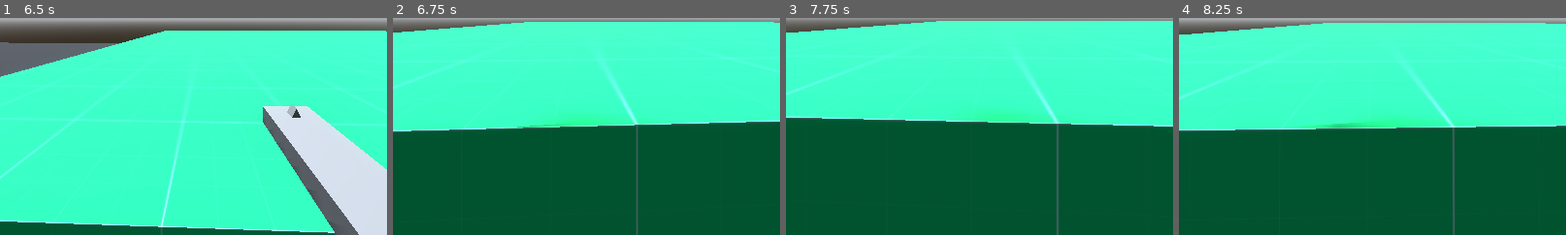
Above: before the commit, frames 1-4 (left to right).
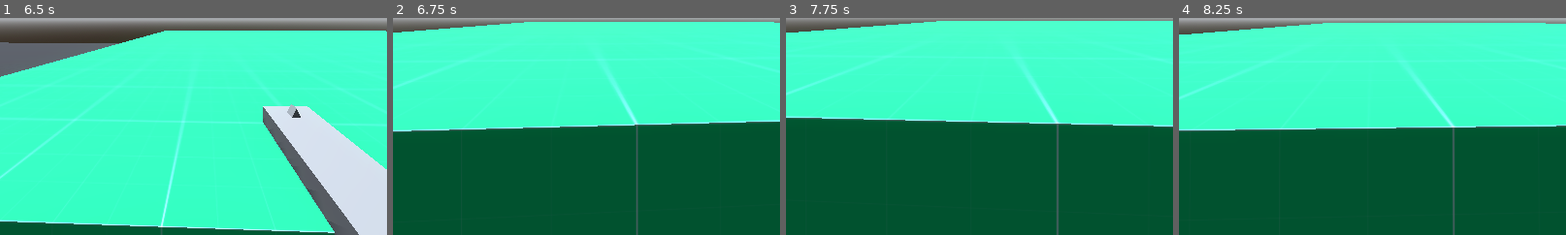
Above: after the commit, the same moments.

Repository: sam0622/fps
Game: Godot game, scene res://src/levels/testing_ground.tscn
Two runs of this game, one before a commit and one after it. Both use one fixed random seed, a clock stepped at 60 frames per second and the inputs below.
Inputs (mouse positions are % of the whole screen's width and height, from its top left):
- Up to frame 1 (6.5 s): move the mouse to (55, 50) at 0.52 s; press the mouse at (55, 50) at 0.53 s; hold W (moveUp) 0.53-5.78 s; tap Space (Jump) at 0.77, 1.52, 3.02, 3.77, 4.52, 6.02 s; move the mouse to (45, 50) at 1.27 s; release the mouse at (45, 50) at 1.28 s; click (45, 50) at 1.35 s; move the mouse to (52, 48) at 2.02 s; press the mouse at (52, 48) at 2.03 s; move the mouse to (49, 52) at 2.77 s; release the mouse at (49, 52) at 2.78 s; click (49, 52) at 2.85 s; move the mouse to (57, 51) at 3.52 s; press the mouse at (57, 51) at 3.53 s; move the mouse to (42, 49) at 4.27 s; release the mouse at (42, 49) at 4.28 s; click (42, 49) at 4.35 s; move the mouse to (51, 50) at 5.02 s; press the mouse at (51, 50) at 5.03 s; move the mouse to (46, 48) at 5.77 s; release the mouse at (46, 48) at 5.78 s; hold Right (moveRight) from 5.78 s (still down); click (46, 48) at 5.85 s
- Up to frame 2 (6.75 s): move the mouse to (55, 50) at 6.52 s; release Right (moveRight) at 6.53 s; press the mouse at (55, 50) at 6.53 s; hold W (moveUp) from 6.53 s (still down)
- Up to frame 3 (7.75 s): keep holding W (moveUp); tap Space (Jump) at 6.77, 7.52 s; tap Enter at 7.25 s; move the mouse to (45, 50) at 7.27 s; release the mouse at (45, 50) at 7.28 s; click (45, 50) at 7.35 s
- Up to frame 4 (8.25 s): keep holding W (moveUp); move the mouse to (52, 48) at 8.02 s; press the mouse at (52, 48) at 8.03 s
The pictures show only the part of the screen within x 25-75%, y 50-100%; the shares and areas given below are measured in that part.

Frame 1 is identical in both runs. In frame 2, 0.7% of the frame differs, in the area x 28-67%, y 45-51%; in frame 3, 0.5%; in frame 4, 0.9%, in the area x 30-72%, y 46-52%.

Commit message:
added ammo counting, working on gun throwing

Diff:
--- a/src/scenes/guns/gun.tscn
+++ b/src/scenes/guns/gun.tscn
@@ -16,6 +16,7 @@
 metadata/_custom_type_script = "uid://hardpka2ghju"
 
 [node name="Cooldown" type="Timer" parent="."]
+one_shot = true
 
 [node name="GunModel" type="MeshInstance3D" parent="."]
 transform = Transform3D(-4.37114e-08, 0, 1, 0, 1, 0, -1, 0, -4.37114e-08, -0.000481844, 0, -0.00664544)
--- a/src/scenes/player/player.tscn
+++ b/src/scenes/player/player.tscn
@@ -1,6 +1,7 @@
-[gd_scene load_steps=5 format=3 uid="uid://7gv6q50fuutj"]
+[gd_scene load_steps=6 format=3 uid="uid://7gv6q50fuutj"]
 
 [ext_resource type="Script" uid="uid://cyxkphoxfxfkl" path="res://src/scripts/classes/player.gd" id="1_1w47b"]
+[ext_resource type="PackedScene" uid="uid://b04ta5xdlql6k" path="res://src/scenes/guns/gun.tscn" id="2_qopur"]
 
 [sub_resource type="CapsuleShape3D" id="CapsuleShape3D_emkox"]
 
@@ -12,11 +13,13 @@
 
 [node name="Player" type="CharacterBody3D" groups=["player"]]
 script = ExtResource("1_1w47b")
+gun = ExtResource("2_qopur")
 
 [node name="CollisionShape3d" type="CollisionShape3D" parent="."]
 shape = SubResource("CapsuleShape3D_emkox")
 
 [node name="MeshInstance3d" type="MeshInstance3D" parent="."]
+cast_shadow = 0
 mesh = SubResource("CapsuleMesh_6b3ky")
 
 [node name="Head" type="Node3D" parent="."]
--- a/src/scripts/classes/globals/game_manager.gd
+++ b/src/scripts/classes/globals/game_manager.gd
@@ -1,4 +1,9 @@
 extends Node
+
+enum DamageTypes {
+	BULLET,
+	BLUNT
+}
 
 var time := Time.get_ticks_msec()
 var last_esc: int
--- a/src/scripts/classes/guns/gun.gd
+++ b/src/scripts/classes/guns/gun.gd
@@ -18,9 +18,17 @@
 # Binds class to corresponding scene
 static var UID := "uid://b04ta5xdlql6k"
 
-@export var ammo := 5
+@export var ammo := 5:
+	set(value):
+		ammo = value
+		if ammo <= 0:
+			ammo = 0
+			state = GunState.EMPTY
+
 @export var damage := 10
 @export var fire_cooldown := 0.35
+@export var throw_velocity := 100.0
+@export var throw_damage := 5
 @export var fire_mode: FireMode
 @export var position_offset: Vector3
 
@@ -36,6 +44,11 @@
 func _ready() -> void:
 	cooldown.wait_time = fire_cooldown
 	self.position = player.get_node("Head/Camera3d/GunMarker").position
+
+
+func _process(delta: float) -> void:
+	if ammo == 0:
+		state = GunState.EMPTY
 
 
 func get_target_position() -> Vector3:
@@ -75,21 +88,31 @@
 
 
 func shoot() -> void:
-	if state == GunState.IDLE:
-		if not get_colliding_ray() == null:
-			var collision := get_colliding_ray().get_collider()
-			if collision.has_method("_on_shot"):
-				collision = collision as Shootable
-				collision._on_shot(self)
+	print(state)
+	if state != GunState.IDLE:
+		return
 
-		line.show()
-		line.points[0] = $Muzzle.global_position
-		line.points[1] = get_target_position()
-		state = GunState.SHOOTING
-		await get_tree().create_timer(0.1).timeout # Wait 0.1 sec
-		state = GunState.COOLDOWN
-		cooldown.start()
-		line.hide()
+	if not get_colliding_ray() == null:
+		var collision := get_colliding_ray().get_collider().get_parent() as Node3D
+		if collision.is_in_group("enemy"):
+			collision.hit(damage, GameManager.DamageTypes.BULLET)
+		elif collision.is_in_group("shootable"):
+			collision.hit()
+
+	line.show()
+	line.points[0] = $Muzzle.global_position
+	line.points[1] = get_target_position()
+	state = GunState.SHOOTING
+	ammo -= 1
+	print(ammo)
+	await get_tree().create_timer(0.1).timeout # Wait 0.1 sec
+	state = GunState.COOLDOWN
+	cooldown.start()
+	line.hide()
+
+
+func throw():
+	pass
 
 
 func _on_cooldown_timeout() -> void:
--- a/src/scripts/classes/player.gd
+++ b/src/scripts/classes/player.gd
@@ -4,15 +4,13 @@
 const JUMP_VELOCITY := 4.5
 
 @export var speed := 5.0
-
+@export var gun: PackedScene
 
 var gravity := ProjectSettings.get_setting("physics/3d/default_gravity") as float
-var gun_type := Gun
 var mouse_sensitivity := 1200
 var mouse_relative_x := 0
 var mouse_relative_y := 0
-var equipped_gun: Node3D
-
+var equipped_gun: Gun
 
 @onready var camera := get_viewport().get_camera_3d()
 @onready var ray := $Head/Camera3d/RayCast3D
@@ -21,7 +19,7 @@
 func _ready() -> void:
 	ray.add_exception(self)
 	Input.mouse_mode = Input.MOUSE_MODE_CAPTURED
-	equip_gun(gun_type.new())
+	equip_gun(gun)
 
 
 
@@ -57,12 +55,22 @@
 		if event.button_index == MOUSE_BUTTON_LEFT and Input.mouse_mode == Input.MOUSE_MODE_VISIBLE:
 			Input.mouse_mode = Input.MOUSE_MODE_CAPTURED
 		if event.is_action_pressed("left_click"):
-			equipped_gun.shoot()
+			if equipped_gun:
+				if equipped_gun.state == Gun.GunState.EMPTY:
+					equipped_gun.throw()
+				else:
+					equipped_gun.shoot()
 
 
-func equip_gun(gun: Gun) -> void:
-	var uid := load(gun.UID)
-	var instance := uid.instantiate() as Node3D
-	$Head/Camera3d/GunMarker.add_child(instance)
-	equipped_gun = get_node_or_null("Head/Camera3d/GunMarker/Gun")
-	print(get_tree_string_pretty())
+func equip_gun(gun: PackedScene) -> void:
+	if gun:
+		var instance := gun.instantiate()
+		$Head/Camera3d/GunMarker.add_child(instance)
+		equipped_gun = get_node_or_null("Head/Camera3d/GunMarker/Gun")
+		print(get_tree_string_pretty())
+
+
+func unequip_gun():
+	if gun:
+		equipped_gun.queue_free()
+		equipped_gun = null
--- a/src/scripts/classes/shootable.gd
+++ b/src/scripts/classes/shootable.gd
@@ -2,5 +2,5 @@
 extends Node3D
 
 # Must be overriden
-func on_shot(_gun_type: Gun) -> void:
-	printerr("The function 'on_shot' of class Shootable must be overriden by a subclass")
+func hit() -> void:
+	printerr("The function 'hit' of class Shootable must be overriden by a subclass")
--- /dev/null
+++ b/src/scripts/classes/thrown_gun.gd
@@ -0,0 +1,32 @@
+class_name ThrownGun
+extends RigidBody3D
+
+var active := true
+var damage: int
+var velocity: float
+var model: Mesh
+var model_material: BaseMaterial3D
+
+
+func _init(
+	damage: int,
+	velocity: float,
+	model: Mesh,
+	model_material: BaseMaterial3D = null
+) -> void:
+	self.damage = damage
+	self.velocity = velocity
+	self.model = model
+	self.model_material = model_material
+
+
+func _ready() -> void:
+	$Model.mesh = model
+	$Collider.shape = $Model.create_convex_collision()
+	self.add_constant_central_force(Vector3(velocity, 0, 0))
+
+
+func _on_body_entered(body: Node) -> void:
+	if active:
+		if body.is_in_group("enemy"):
+			body.hit(damage, GameManager.DamageTypes.BLUNT)
Not shown, added: src/scripts/classes/thrown_gun.gd.uid
